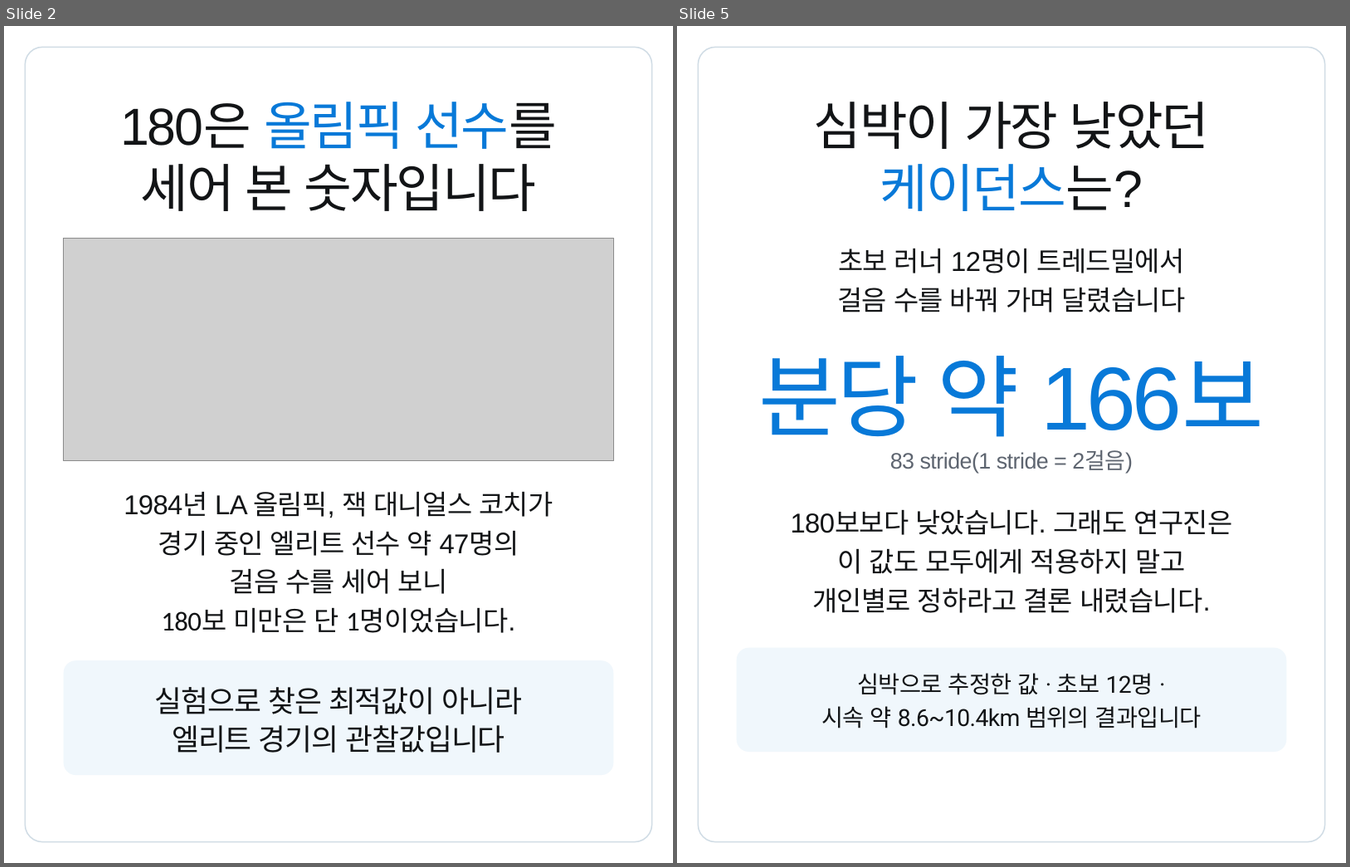
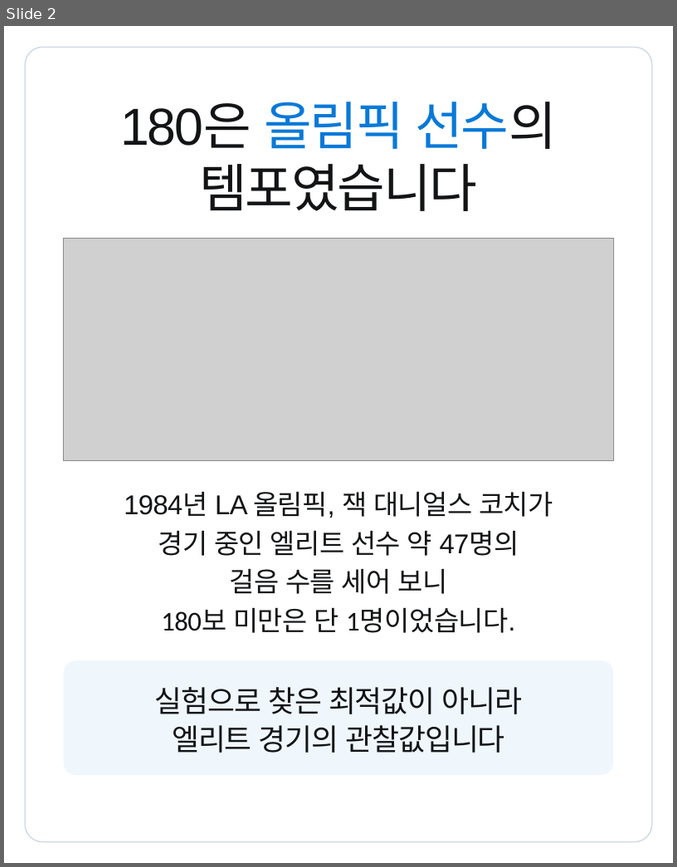
Before and after one commit to js920915-cyber/New-box, a slide deck: content/cadence-180-rule/adobe-express/cadence-180-rule-express.pptx. Shown side by side, each under a label of ours: slides 2 and 5 before the commit, slide 2 after it; the slides between them are not shown. The pictures are 1350x867 and 677x867 pixels, drawn with LibreOffice and Linux fonts; fonts in the diff are those of the drawing; grey boxes stand for pictures. Boxes give left, top, right and bottom in pixels: in the first picture for what was removed or moved away, otherwise in the second. Text is boxed around its words. In the diff, an @@ line names an element or a change of style, - is before the commit and + after.

```diff
--- a/content/cadence-180-rule/adobe-express/cadence-180-rule-express.pptx
+++ b/content/cadence-180-rule/adobe-express/cadence-180-rule-express.pptx
@@ slide 5 removed at (x1=677, y1=26, x2=1346, y2=863), background #FFFFFF @@
@@ rounded rectangle removed at (x1=698, y1=47, x2=1324, y2=841) @@
@@ text removed at (x1=814, y1=102, x2=1210, y2=149) @@
-심박이 가장 낮았던
@@ text removed at (x1=880, y1=164, x2=1143, y2=211) @@
-케이던스는?
@@ text removed at (x1=838, y1=248, x2=1185, y2=273) @@
-초보 러너 12명이 트레드밀에서
@@ text removed at (x1=837, y1=287, x2=1185, y2=312) @@
-걸음 수를 바꿔 가며 달렸습니다
@@ text removed at (x1=758, y1=356, x2=1265, y2=437) @@
-분당 약 166보
@@ text removed at (x1=890, y1=451, x2=1133, y2=473) @@
-83 stride(1 stride = 2걸음)
@@ text removed at (x1=791, y1=509, x2=1233, y2=535) @@
-180보보다 낮았습니다. 그래도 연구진은
@@ text removed at (x1=837, y1=549, x2=1186, y2=574) @@
-이 값도 모두에게 적용하지 말고
@@ text removed at (x1=812, y1=588, x2=1211, y2=613) @@
-개인별로 정하라고 결론 내렸습니다.
@@ rounded rectangle removed at (x1=737, y1=647, x2=1286, y2=751) @@
@@ text removed at (x1=857, y1=673, x2=1153, y2=695) @@
-심박으로 추정한 값 · 초보 12명 ·
@@ text removed at (x1=821, y1=706, x2=1202, y2=728) @@
-시속 약 8.6~10.4km 범위의 결과입니다
@@ slide 2 changed as well @@
@@ text at (x1=120, y1=102, x2=557, y2=149): text changed @@
-180은 올림픽 선수를
+180은 올림픽 선수의
@@ text at (x1=199, y1=164, x2=477, y2=211): text changed @@
-세어 본 숫자입니다
+템포였습니다
```
Also in this commit, not shown: 7 slides added, 5 other slides removed, 57 other files.
